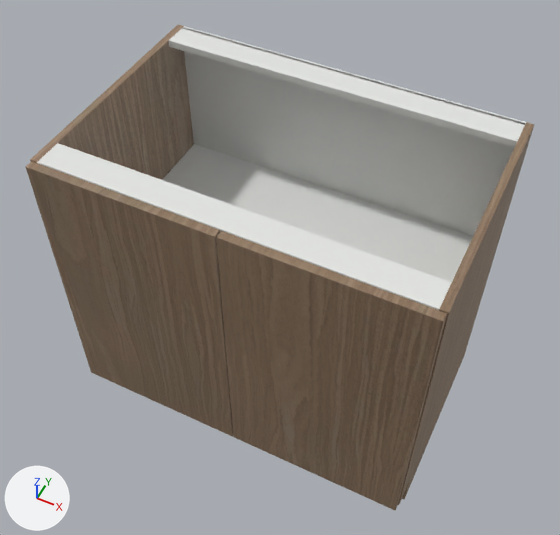
An edit to the glTF model storefront/public/cabinet-inventory/models/bvc-2295.glb, drawn before and after from the same camera.
Both versions are drawn from a camera (50 mm lens) standing at (1.028, -1.477, 1.939) and looking at (0.436, -0.291, 0.457). Every picture has the same lights, and +X, +Y and +Z are marked at lower left. The picture after the commit comes second. Where no turn or scale is listed for an object, it has been applied to the vertices.

Objects in the first picture: 'Adjustable shelf', 'Cabinet back', 'Cabinet side', 'Cabinet side.001', 'Door', 'Door.001', 'Top support rail', 'Top support rail.001' and 1 more.
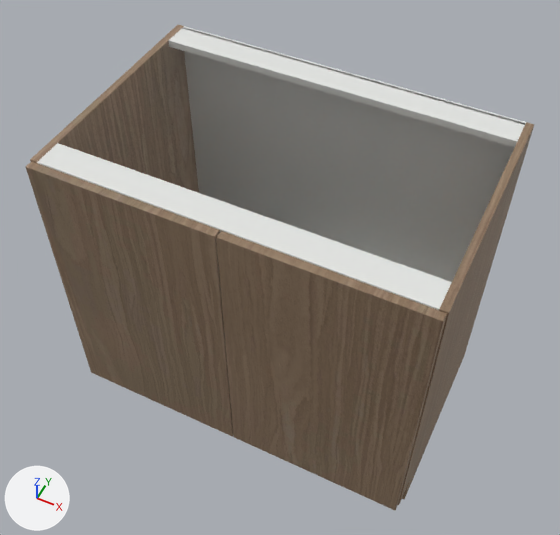
The change in detail:
Object 'Adjustable shelf' (ob_adjustable_shelf) is deleted.

Boxes [x1, y1, x2, y2] around the edits, measured in the pictures (560 x 535 px):
'Adjustable shelf', deleted: before [162, 144, 473, 282]
